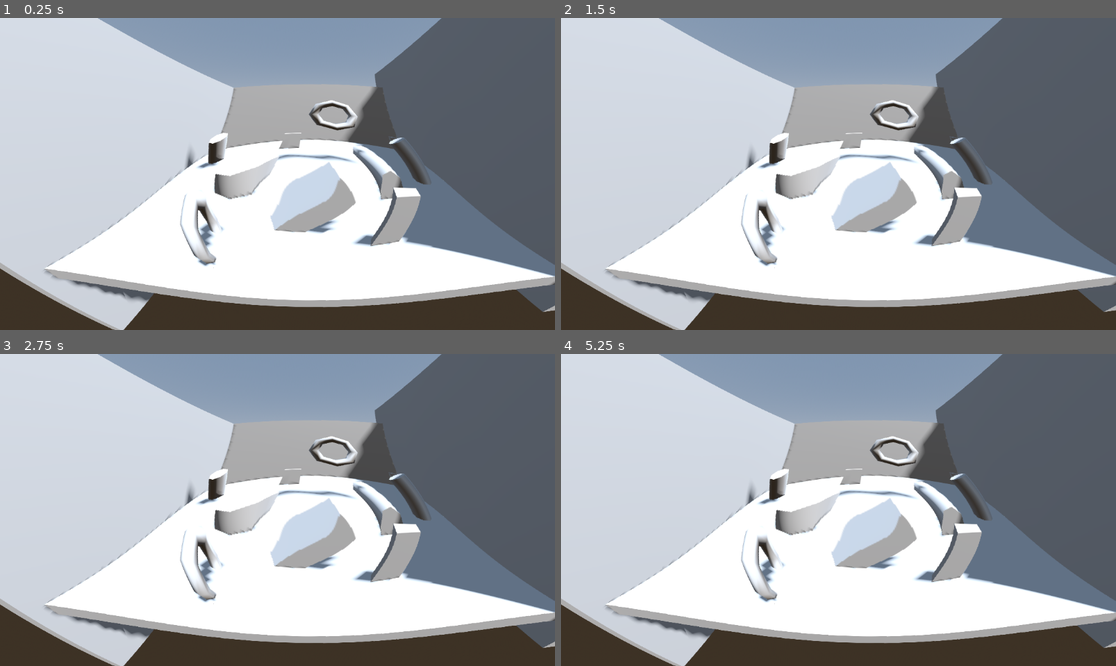
Above: before the commit, frames 1-4 (two rows, left to right).
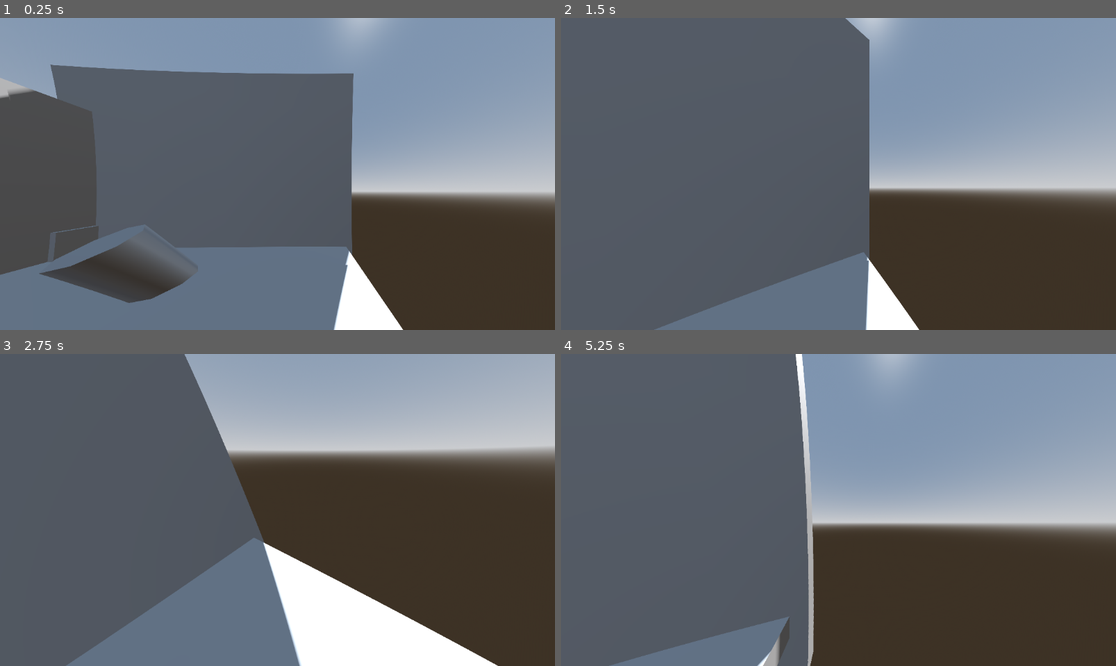
Above: after the commit, the same moments.

Repository: age-of-asparagus/bee-simulator
Game: Godot game, scene res://CameraTests/camera_tests.tscn
The game is run twice, just before and just after one commit, with the same random seed, the same clock (stepped at 60 frames per second) and the same inputs. The project has no main scene, so this scene is started directly.
Inputs:
- Up to frame 1 (0.25 s): no input
- Up to frame 2 (1.5 s): tap Enter at 0.5 s; hold D (Move_right) 0.53-1.28 s; hold Space (Boost) 0.53-1.28 s; hold W (Move_down) from 1.28 s (still down); tap Space (Boost) at 1.35 s
- Up to frame 3 (2.75 s): release W (Move_down) at 2.03 s; hold D (Move_right) from 2.03 s (still down); hold Space (Boost) from 2.03 s (still down)
- Up to frame 4 (5.25 s): release D (Move_right) at 2.78 s; release Space (Boost) at 2.78 s; hold S (Move_up) 2.78-3.53 s; tap Space (Boost) at 2.85, 4.35 s; hold Space (Boost) 3.53-4.28 s; hold A (Move_left) 3.53-5.03 s; hold W (Move_down) from 5.03 s (still down); hold Space (Boost) from 5.03 s (still down)

The runs differ from the first frame. In frame 1, 88% of the frame differs, in the area x 0-100%, y 0-100%; in frame 2, 92%; in frame 3, 85%; in frame 4, 88%.

Commit message:
fish-eye improvement

Diff:
--- a/CameraTests/ShaderTests/fish_eye.gdshader
+++ b/CameraTests/ShaderTests/fish_eye.gdshader
@@ -2,35 +2,41 @@
 
 uniform float distortion_strength : hint_range(0.0, 2.0) = 1.0;
 uniform int projection_mode : hint_enum("None,Stereographic,Equidistant,Equisolid") = 1;
+uniform float fov_degrees : hint_range(60.0, 180.0) = 120.0;
 
 void fragment() {
-	vec2 uv = UV * 2.0 - 1.0;
+	vec2 uv = UV * 2.0 - 1.0; // [-1,1] centered coords
 	float r = length(uv);
+	float max_r = sqrt(2.0); // max radius in screen space
+	float r_norm = r / max_r; // normalize radius from 0 (center) to 1 (corner)
+
 	vec2 distorted_uv = uv;
+	float r_fisheye = r;
 
-	if (projection_mode == 1) {
-		// Stereographic
-		float theta = atan(r);
-		float r_fisheye = theta / (PI * 0.5 * distortion_strength);
-		distorted_uv = uv * r_fisheye;
+	if (projection_mode != 0) {
+		float theta = r_norm * radians(fov_degrees);
+
+		if (projection_mode == 1) {
+			// Stereographic
+			r_fisheye = tan(theta / 2.0) * distortion_strength;
+		}
+		else if (projection_mode == 2) {
+			// Equidistant: r_fisheye = f * θ
+			r_fisheye = theta * distortion_strength;
+		}
+		else if (projection_mode == 3) {
+			// Equisolid: r_fisheye = 2f * sin(θ / 2)
+			r_fisheye = 2.0 * sin(theta / 2.0) * distortion_strength;
+		}
+
+		// Smooth blend to keep center looking normal
+		//float blend = smoothstep(0.2, 0.8, r_norm);
+		//r_fisheye = mix(r, r_fisheye * max_r, blend); // rescale back to screen space
+		distorted_uv = uv * (r_fisheye / r);
 	}
-	else if (projection_mode == 2) {
-		// Equidistant: r_fisheye = f * θ
-		float theta = atan(r);
-		float r_fisheye = theta * distortion_strength;
-		distorted_uv = uv * r_fisheye;
-	}
-	else if (projection_mode == 3) {
-		// Equisolid: r_fisheye = 2f * sin(θ / 2)
-		float theta = atan(r);
-		float r_fisheye = 2.0 * sin(theta / 2.0) * distortion_strength;
-		distorted_uv = uv * r_fisheye;
-	}
-	// projection_mode == 0 is passthrough (no distortion)
 
 	distorted_uv = (distorted_uv + 1.0) * 0.5;
 
-	// Optional clamp to avoid sampling outside bounds
 	if (any(lessThan(distorted_uv, vec2(0.0))) || any(greaterThan(distorted_uv, vec2(1.0)))) {
 		discard;
 	}
--- a/CameraTests/camera_tests.tscn
+++ b/CameraTests/camera_tests.tscn
@@ -1,6 +1,7 @@
-[gd_scene load_steps=9 format=3 uid="uid://dph70e6ykro5s"]
+[gd_scene load_steps=10 format=3 uid="uid://dph70e6ykro5s"]
 
 [ext_resource type="Shader" uid="uid://bmn4bpfkvxsmg" path="res://CameraTests/ShaderTests/fish_eye.gdshader" id="1_etffa"]
+[ext_resource type="PackedScene" uid="uid://ydmombs4jus8" path="res://bee.tscn" id="2_6d05o"]
 
 [sub_resource type="ProceduralSkyMaterial" id="ProceduralSkyMaterial_etffa"]
 sky_horizon_color = Color(0.662243, 0.671743, 0.686743, 1)
@@ -22,11 +23,13 @@
 shader = ExtResource("1_etffa")
 shader_parameter/distortion_strength = 1.0
 shader_parameter/projection_mode = 1
+shader_parameter/fov_degrees = 120.0
 
 [sub_resource type="ShaderMaterial" id="ShaderMaterial_etffa"]
 shader = ExtResource("1_etffa")
-shader_parameter/distortion_strength = 0.765
+shader_parameter/distortion_strength = 0.69
 shader_parameter/projection_mode = 3
+shader_parameter/fov_degrees = 120.0
 
 [sub_resource type="ViewportTexture" id="ViewportTexture_6d05o"]
 viewport_path = NodePath("SubViewport")
@@ -45,7 +48,7 @@
 visible = false
 extra_cull_margin = 16384.0
 mesh = SubResource("QuadMesh_ay46f")
-skeleton = NodePath("../SubViewport/3DContent/Camera3D")
+skeleton = NodePath("../SubViewport/3DContent/Bee/Camera3D")
 surface_material_override/0 = SubResource("ShaderMaterial_2yrja")
 
 [node name="TextureRect" type="TextureRect" parent="."]
@@ -64,10 +67,13 @@
 
 [node name="3DContent" type="Node" parent="SubViewport"]
 
-[node name="Camera3D" type="Camera3D" parent="SubViewport/3DContent"]
-transform = Transform3D(-0.0113055, -0.385042, 0.92283, 0, 0.922889, 0.385067, -0.999936, 0.00435337, -0.0104337, 8.84865, 7.63711, 3.10935)
+[node name="Bee" parent="SubViewport/3DContent" instance=ExtResource("2_6d05o")]
+transform = Transform3D(1, 0, 0, 0, 1, 0, 0, 0, 1, 0, 7.90959, 0)
+metadata/_edit_group_ = true
+
+[node name="Camera3D" type="Camera3D" parent="SubViewport/3DContent/Bee"]
 current = true
-fov = 144.1
+fov = 120.0
 
 [node name="WorldObjects" type="Node3D" parent="SubViewport/3DContent"]
 
@@ -133,3 +139,5 @@
 [node name="CSGBox3D8" type="CSGBox3D" parent="SubViewport/3DContent/WorldBoundaries"]
 transform = Transform3D(1.91069e-15, -4.37114e-08, -1, -1, -4.37114e-08, 0, -4.37114e-08, 1, -4.37114e-08, -27.8457, 5.09121, 3.19989)
 size = Vector3(25.7939, 36.8406, 1)
+
+[editable path="SubViewport/3DContent/Bee"]
